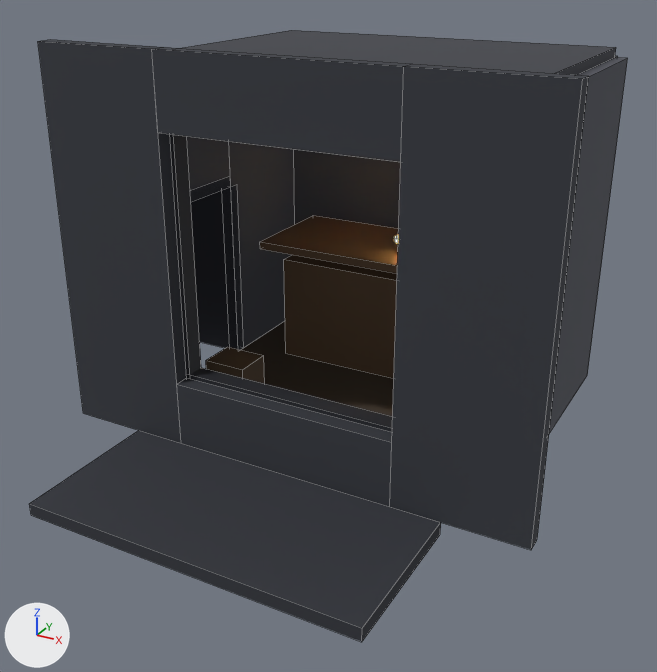
The Blender file 07-advanced-assets/a01-bake/quay-bay.blend, before and after one commit.
One viewpoint serves both versions: a 50 mm lens placed at (2.51, -4.08, 2.95), pointed at (0.06, 0.38, 0.72). Arrows for +X, +Y and +Z are at lower left; the lights stay in place. The first picture is the older version. Mesh edges are drawn as thin lines.

The first picture shows 'QuayBay'.
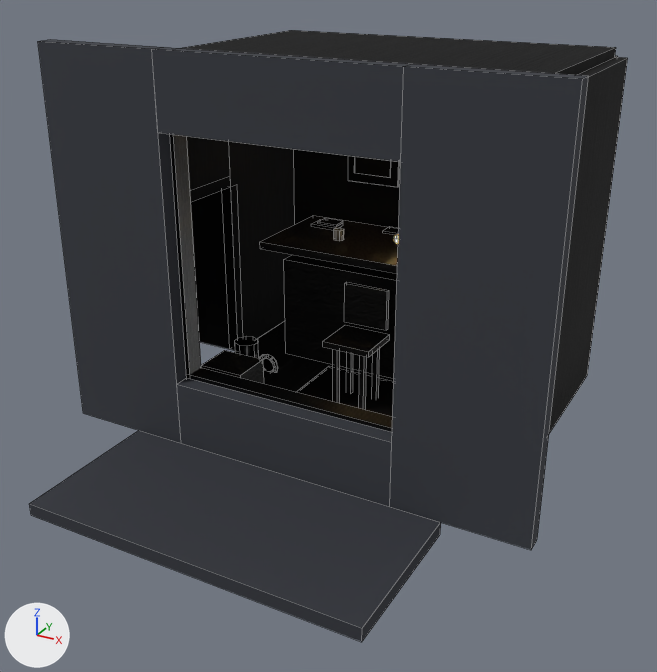
The change, as a list of edits to the scene's bpy script:
```text
Change mat_ceiling:
    remove # nodes: BsdfPrincipled, OutputMaterial
    remove # colours: dark grey #42444b
    nodes: BsdfPrincipled, NormalMap, OutputMaterial, TexImage x3, UVMap
    uses the picture img_plasteralb
    uses the picture img_plasternrm
    uses the picture img_plasterrgh
Change mat_wall:
    remove # nodes: BsdfPrincipled, OutputMaterial
    remove # colours: dark grey #52555d
    nodes: BsdfPrincipled, NormalMap, OutputMaterial, TexImage x3, UVMap
    uses the picture img_plasteralb
    uses the picture img_plasternrm
    uses the picture img_plasterrgh
Change mat_frame:
    remove # nodes: BsdfPrincipled, OutputMaterial
    remove # colours: dark grey #2c2e34
    nodes: BsdfPrincipled, NormalMap, OutputMaterial, TexImage x3, UVMap
    uses the picture img_ironalb
    uses the picture img_ironnrm
    uses the picture img_ironrgh
Add mat_rug:
    mat_rug = bpy.data.materials.new('Rug')
    # uses the picture img_rugalb
    # uses the picture img_rugrgh
Add mat_paper:
    mat_paper = bpy.data.materials.new('Paper')
    # uses the picture img_paperalb
    # uses the picture img_paperrgh
Add mat_cloth:
    mat_cloth = bpy.data.materials.new('Cloth')
    # uses the picture img_clothalb
    # uses the picture img_clothrgh
Add mat_timber:
    mat_timber = bpy.data.materials.new('Timber')
    # uses the picture img_timberalb
    # uses the picture img_timbernrm
    # uses the picture img_timberrgh
Change me_cube:
    remove me_cube.from_pydata(...)  # 380 vertices, 268 faces; spans x -1.66..1.55, y -1.1..2.18, z -0.06..2.4
    add me_cube.from_pydata(...)  # 836 vertices, 602 faces; spans x -1.66..1.55, y -1.1..2.18, z -0.06..2.4
    me_cube part 1: a new loose piece, a box spanning x -0.44..0.48, y 0.255..1.305, z 0.002..0.014, in mat_rug
    me_cube part 2: a new loose piece, a box spanning x -0.19..0.15, y 0.76..1.08, z 0.44..0.48, in mat_timber
    me_cube part 3: a new loose piece, a box spanning x -0.138..-0.102, y 0.803..0.837, z 0.0..0.44, in mat_timber
    me_cube part 4: a new loose piece, a box spanning x 0.062..0.097, y 0.803..0.837, z 0.0..0.44, in mat_timber
    me_cube part 5: a new loose piece, a box spanning x -0.138..-0.102, y 1.002..1.038, z 0.0..0.44, in mat_timber
    me_cube part 6: a new loose piece, a box spanning x 0.062..0.097, y 1.002..1.038, z 0.0..0.44, in mat_timber
    me_cube part 7: a new loose piece, a box spanning x -0.18..0.14, y 1.045..1.075, z 0.52..0.8, in mat_timber
    me_cube part 8: the loose piece of 8 vertices spanning x -0.93..-0.63, y 0.45..0.71, z 0.0..0.3 is moved by (0.0, -0.03, -0.01), in mat_timber
    me_cube part 9: a new loose piece, a 10-sided cylinder along z spanning x -1.07..-0.89, y 0.93..1.11, z 0.01..0.21, in mat_iron
    me_cube part 10: a new loose piece, a 10-sided cylinder along z spanning x -0.516..-0.444, y 1.482..1.558, z 0.93..1.005, in mat_creamware (brown #766f61)
    me_cube part 11: a new loose piece, a box spanning x -0.82..-0.62, y 1.71..1.85, z 0.929..0.949, in mat_paper
    me_cube part 12: a new loose piece, a box spanning x -0.78..-0.62, y 1.745..1.855, z 0.951..0.963, in mat_paper
    me_cube part 13: a new loose piece, a box spanning x -0.27..-0.09, y 1.82..1.94, z 0.93..0.948, in mat_cloth
    me_cube part 14: 76 vertices added at x -0.69..0.41, y 1.96..2.09, z 0.74..1.74
    me_cube part 15: 72 vertices added at x -0.91..-0.73, y 1.03..1.07, z -0.05..0.13
    me_cube part 16: 250 kept faces spanning x -1.66..1.55, y -1.1..2.18, z -0.06..2.4 get new texture (UV) coordinates
    me_cube part 17: 12 faces spanning x -0.96..0.32, y 1.21..1.99, z 0.0..0.93 switch from mat_counter (brown #6e5742) to mat_timber
    other edits to the shape of me_cube do not show in these pictures
    remove me_cube.materials.append(mat_shelf)  # dark grey #555259
    remove me_cube.materials.append(mat_crate)  # brown #65523f
    add me_cube.materials.append(mat_rug)
    add me_cube.materials.append(mat_cloth)
    add me_cube.materials.append(mat_creamware)  # brown #766f61
    add me_cube.materials.append(mat_paper)
    add me_cube.materials.append(mat_amber)  # brown #6f4b30
    add me_cube.materials.append(mat_greenware)  # greyish green #3c4b3f
```

Pixel boxes (x1, y1, x2, y2) of what changed, in the pictures (657 x 672 px; the box of a moved part takes in the faces that stretch with it):
'QuayBay', surface changed, reshaped (darker): (29, 30, 628, 642) in both
part 1 of me_cube, added: after (297, 366, 394, 416)
part 2 of me_cube, added: after (323, 325, 390, 357)
part 3 of me_cube, added: after (333, 349, 340, 403)
part 4 of me_cube, added: after (359, 355, 367, 409)
part 5 of me_cube, added: after (346, 352, 353, 392)
part 6 of me_cube, added: after (372, 348, 380, 398)
part 7 of me_cube, added: after (344, 282, 389, 330)
part 8 of me_cube, moved or reshaped: before (206, 347, 265, 384); after (201, 350, 264, 383)
part 9 of me_cube, added: after (235, 336, 259, 358)
part 10 of me_cube, added: after (334, 228, 344, 241)
part 11 of me_cube, added: after (311, 219, 343, 230)
part 12 of me_cube, added: after (318, 218, 343, 226)
part 13 of me_cube, added: after (383, 227, 399, 235)
part 14 of me_cube, added: after (348, 156, 400, 187)
part 15 of me_cube, added: after (259, 354, 278, 373)
part 16 of me_cube, surface changed (darker): (168, 30, 628, 434) in both
part 17 of me_cube, recoloured (darker): (260, 215, 398, 378) in both
